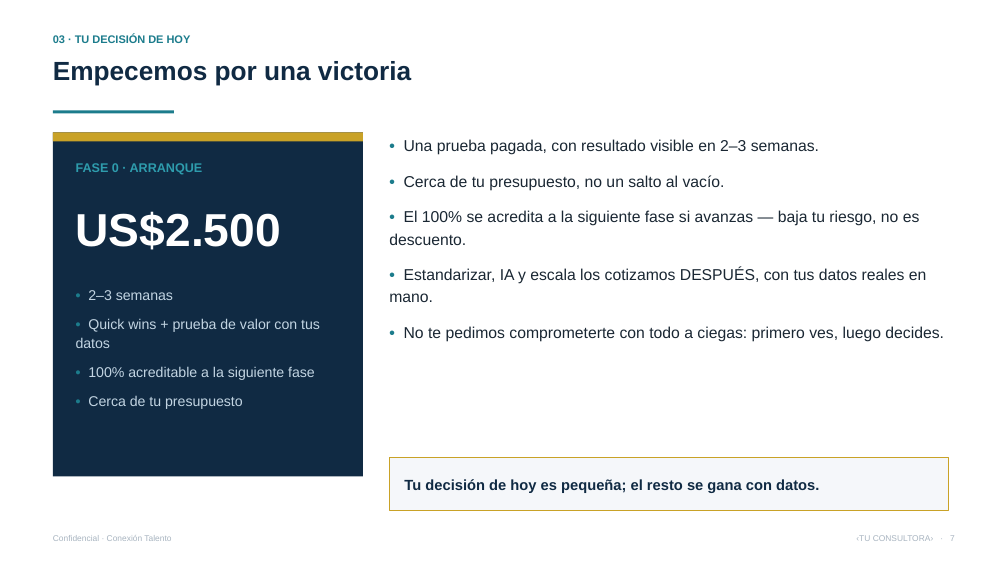
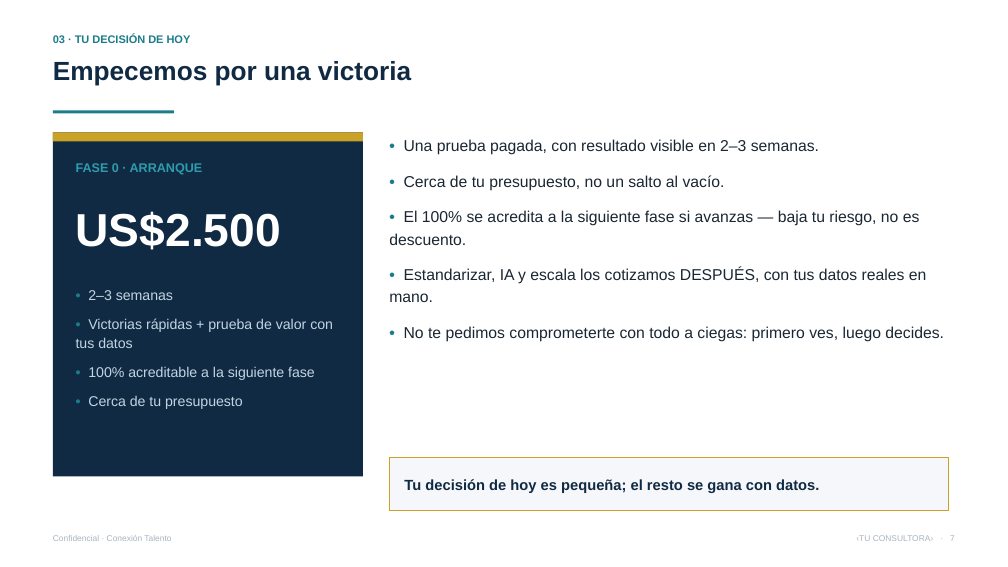
Before and after one commit to vverlaine/conexion-talento-ia, a slide deck: slide 7 of 04-propuesta/Presentacion-Conexion-Talento.pptx. Drawn at 1008x567 pixels with LibreOffice and Linux fonts; fonts in the diff are those of the drawing. Boxes give left, top, right and bottom in pixels: in the first picture for what was removed or moved away, otherwise in the second. Text is boxed around its words. In the diff, an @@ line names an element or a change of style, - is before the commit and + after.

```diff
--- a/04-propuesta/Presentacion-Conexion-Talento.pptx
+++ b/04-propuesta/Presentacion-Conexion-Talento.pptx
@@ text at [76, 318, 333, 348]: text changed @@
-• Quick wins + prueba de valor con tus datos
+• Victorias rápidas + prueba de valor con tus datos
```
Also in this commit, not shown: 13 other slides changed, 19 other files.
